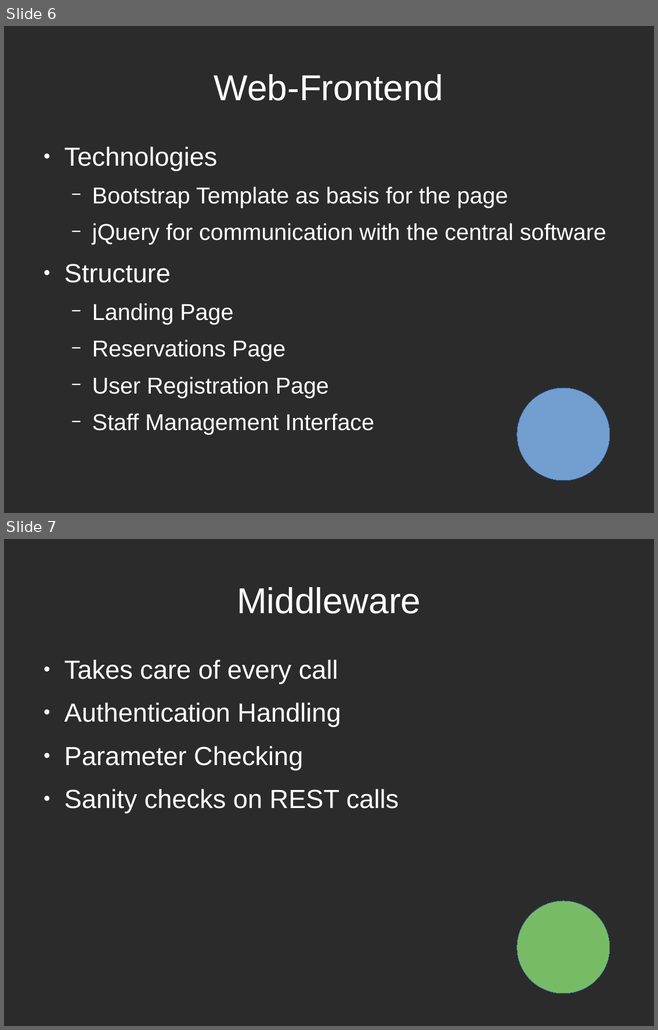
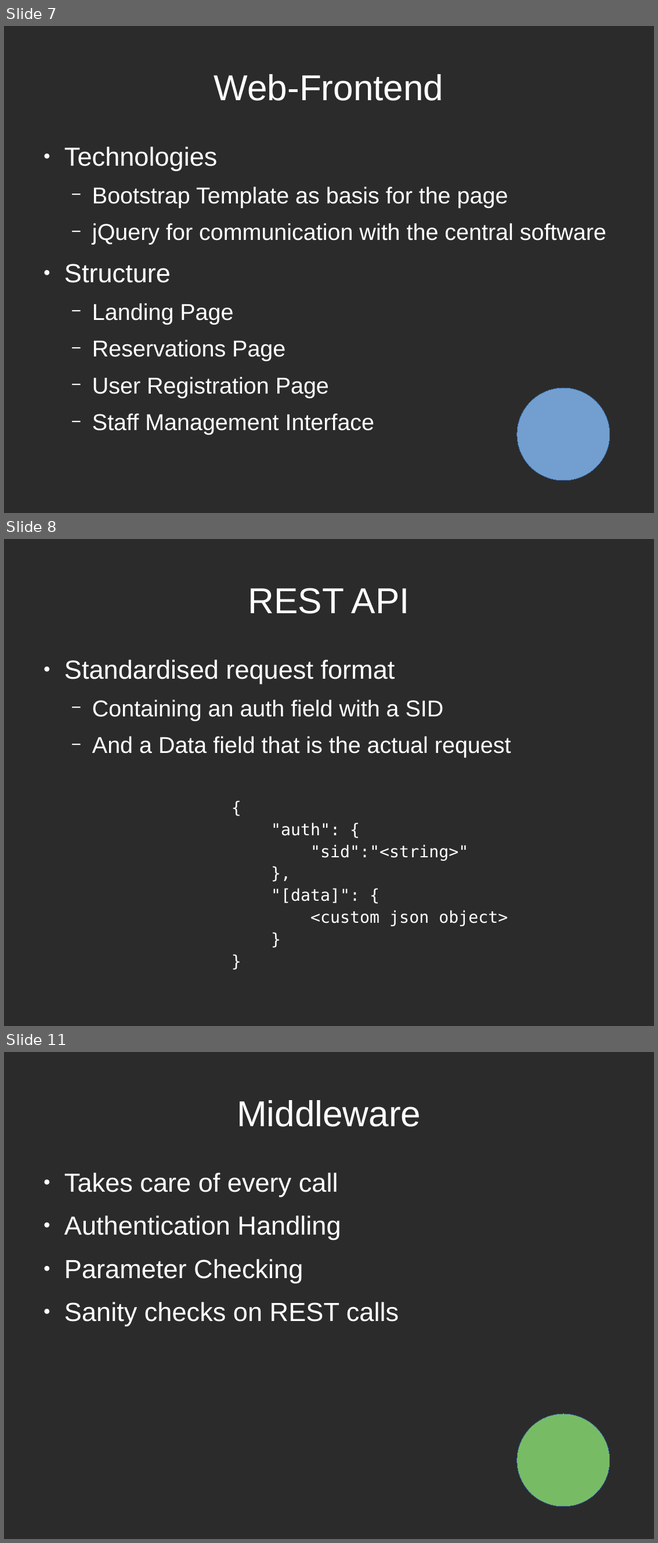
Before and after one commit to EdoardoLenzi9/Advanced-Programming-CPP-Dodo-Neko, a slide deck: Documentation/Milestone 2.odp. Shown one above the other, each under a label of ours: slides 6 and 7 before the commit, slides 7, 8 and 11 after it; the slides between them are not shown. The pictures are 658x1030 and 658x1543 pixels, drawn with LibreOffice and Linux fonts; fonts in the diff are those of the drawing; background and template pictures are left out; a plain dark background stands for a picture behind light text. Boxes give left, top, right and bottom in pixels: in the first picture for what was removed or moved away, otherwise in the second. Text is boxed around its words. In the diff, an @@ line names an element or a change of style, - is before the commit and + after.

```diff
--- a/Documentation/Milestone 2.odp
+++ b/Documentation/Milestone 2.odp
@@ slide 8 added at [4,539,654,1026], background picture (left out) @@
@@ title added at [248,588,409,614], 44 pt, text #FFFFFF @@
+REST API
@@ text added at [64,660,511,926], 28 pt, text #FFFFFF @@
+● Standardised request format
+  − Containing an auth field with a SID
+  − And a Data field that is the actual request
+            {
+            "auth": {
+            "sid":"<string>"
+            },
+            "[data]": {
+            <custom json object>
+            }
+            }
@@ what was slide 6 is now slide 7 @@
@@ what was slide 7 is now slide 11 @@
```
Also in this commit, not shown: 4 other slides added, 1 slide removed.
